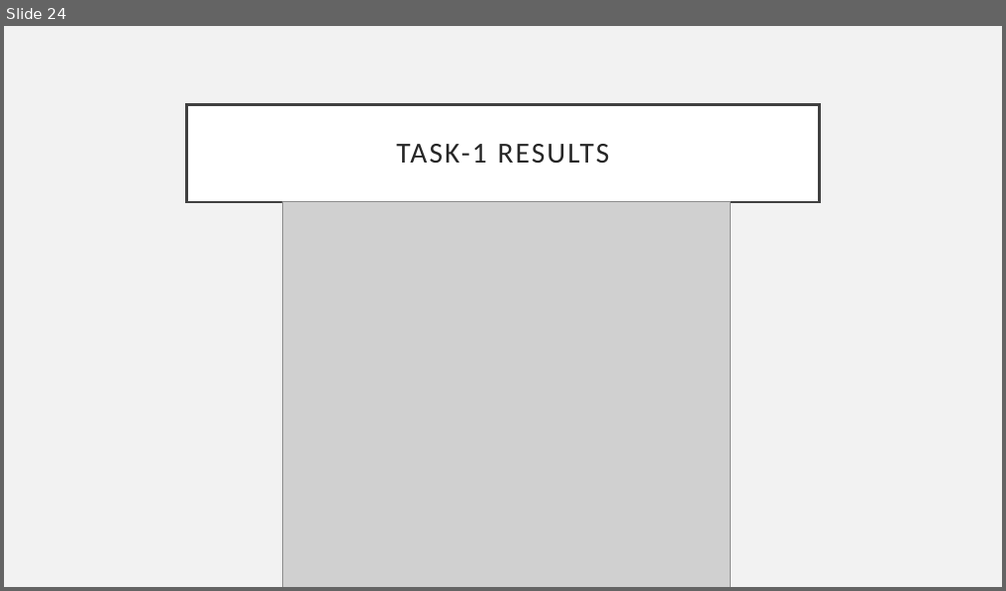
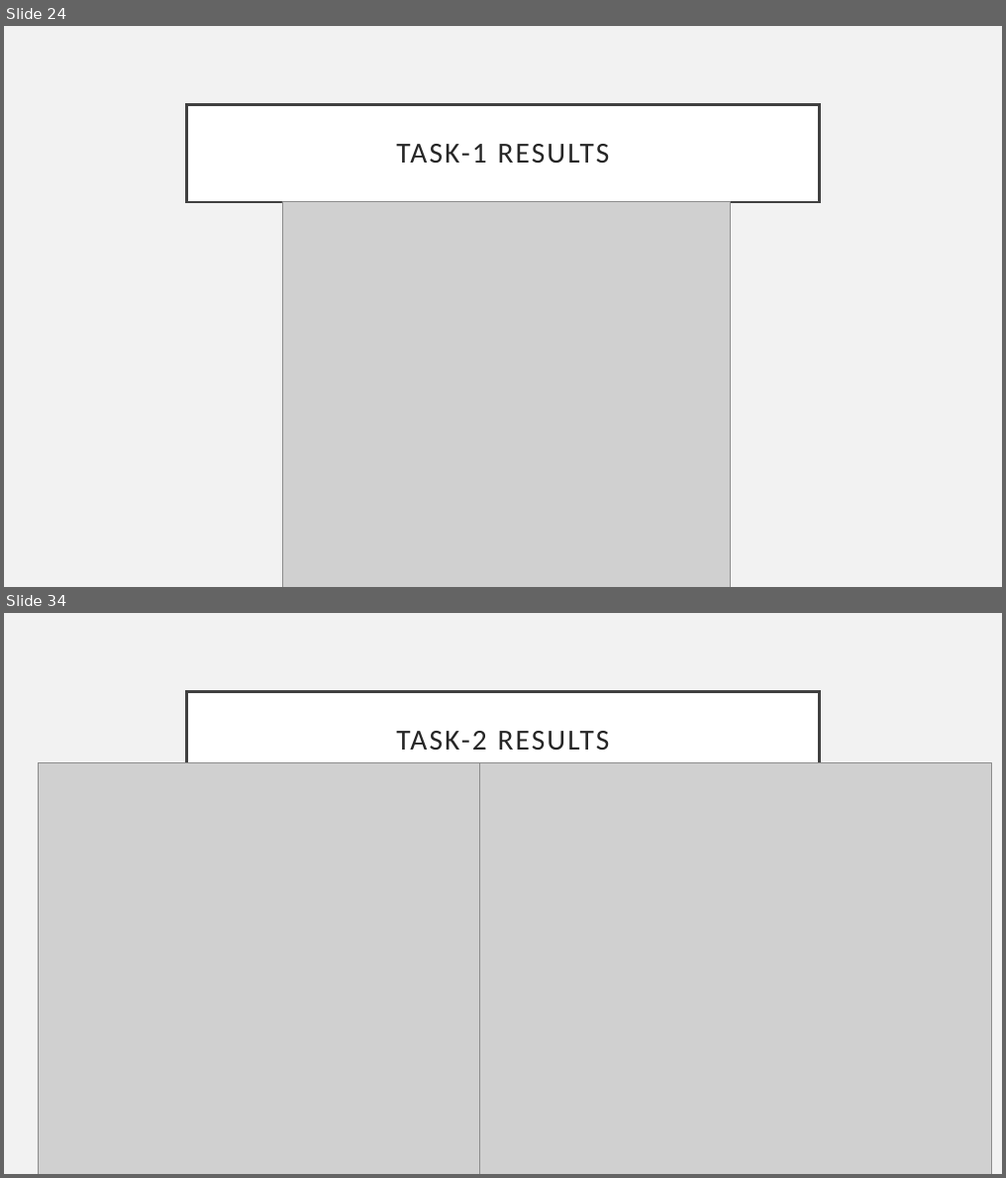
Before and after one commit to houleux/sp-project, a slide deck: SP ppt.pptx. Shown one above the other, each under a label of ours: slide 24 before the commit, slides 24 and 34 after it; the slides between them are not shown. The pictures are 1006x591 and 1006x1178 pixels, drawn with LibreOffice and Linux fonts; fonts in the diff are those of the drawing; grey boxes stand for pictures. Boxes give left, top, right and bottom in pixels: in the first picture for what was removed or moved away, otherwise in the second. Text is boxed around its words. In the diff, an @@ line names an element or a change of style, - is before the commit and + after.

```diff
--- a/SP ppt.pptx
+++ b/SP ppt.pptx
@@ slide 34 added at [4,613,1002,1174], background #F2F2F2 @@
@@ title added at [187,691,819,789], fill #FFFFFF, outline #404040 2.5 pt, 28 pt, text #262626 @@
+TASK-2 RESULTS
@@ picture added at [38,762,503,1174] @@
@@ picture added at [480,762,991,1174] @@
```
Also in this commit, not shown: 1 slide changed, 12 other slides added, 9 other files.
